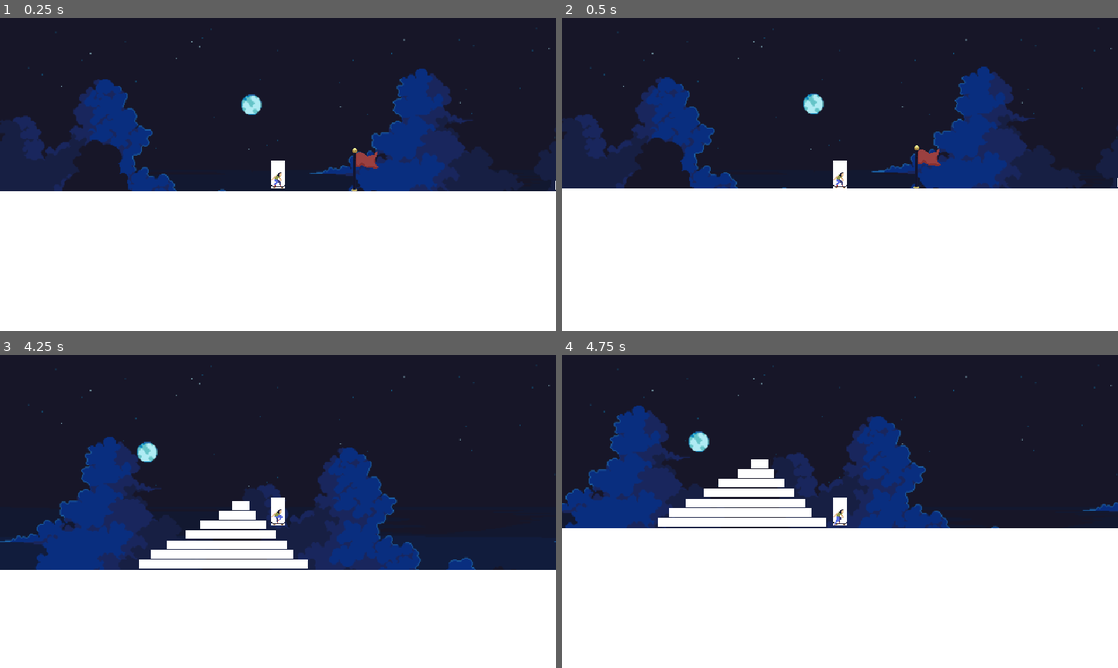
Above: before the commit, frames 1-4 (two rows, left to right).
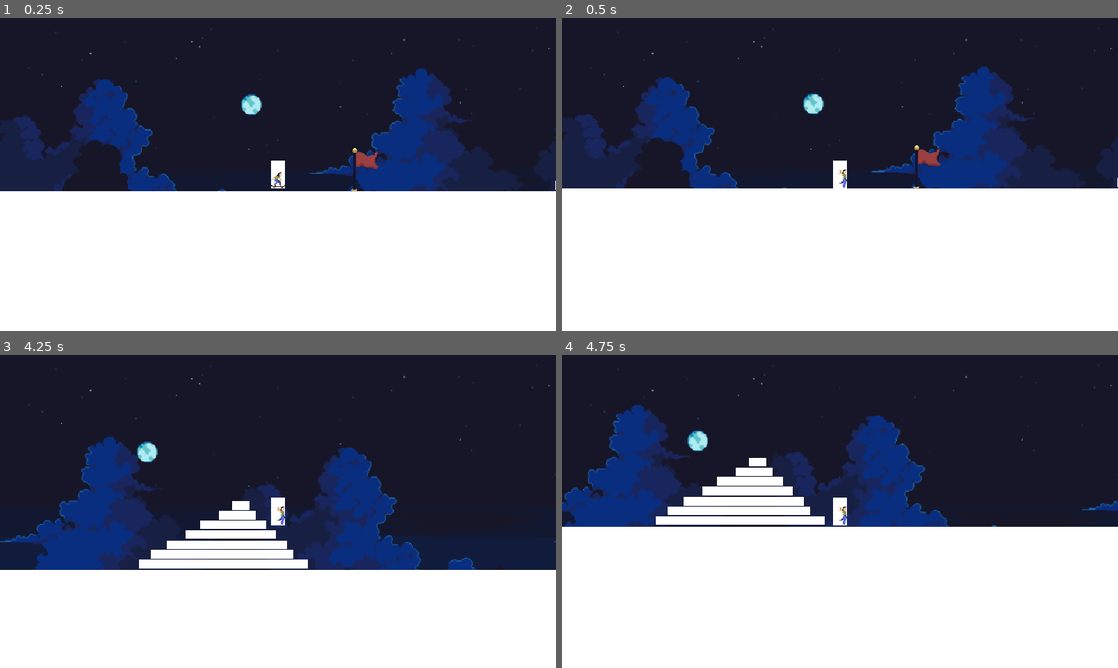
Above: after the commit, the same moments.

Repository: Minipeps/SpeedJam-8
Game: Godot game, scene res://2D/TestPlayerLevel.tscn
Same seed, same stepped clock (60 frames per second), same inputs: the game is played once before the commit and once after it. This scene is started directly instead of the project's main scene.
Inputs (mouse positions are in pixels of both pictures, inside the frame that each line leads up to):
- Up to frame 1 (0.25 s): no input
- Up to frame 2 (0.5 s): no input
- Up to frame 3 (4.25 s): tap Enter (ui_accept) at 0.5, 0.77, 1.52, 3.02, 3.77 s; move the mouse to (400, 495) at 0.52 s; hold Right (player_move_right) 0.53-1.28 s; tap C (display_end_screen_lose) at 0.6, 2.1, 3.6 s; move the mouse to (166, 527) at 1.27 s; hold Down (player_move_down) 1.28-2.03 s; tap X (display_end_screen_win) at 1.35, 2.85 s; move the mouse to (333, 442) at 2.02 s; hold Right (player_move_right) 2.03-2.78 s; move the mouse to (250, 574) at 2.77 s; hold Up (player_move_up) 2.78-3.53 s; move the mouse to (444, 558) at 3.52 s; hold Left (player_move_left) from 3.53 s (still down)
- Up to frame 4 (4.75 s): keep holding Left (player_move_left); move the mouse to (673, 464) at 4.27 s; tap X (display_end_screen_win) at 4.35 s; tap Enter (ui_accept) at 4.52 s

Frame 1 is identical in both runs. In frame 2, less than 0.1% of the frame differs, in the area x 48-52%, y 48-55%; in frame 3, less than 0.1%; in frame 4, 2.5%, in the area x 0-100%, y 16-56%.

Commit message:
player: check for death by fall

Diff:
--- a/2D/Player/player2D.gd
+++ b/2D/Player/player2D.gd
@@ -1,8 +1,9 @@
 extends CharacterBody2D
 
-const SPEED = 200.0
-const JUMP_VELOCITY = 300
-const FRICTION = 0.2
+@export var SPEED = 200.0
+@export var JUMP_VELOCITY = 300
+@export var FRICTION = 0.2
+@export var MAX_FALL_HEIGHT = 32
 
 # Get the gravity from the project settings to be synced with RigidBody nodes.
 var gravity = ProjectSettings.get_setting("physics/2d/default_gravity")
@@ -18,6 +19,8 @@
 	DEAD
 }
 var currentState: State
+var leftTheFloor: bool = false
+var heightWhenLeavingFloor: float
 
 # Called when the node enters the scene tree for the first time.
 func _ready() -> void:
@@ -37,8 +40,16 @@
 
 	# Do not update player velocity if we are not on the floor
 	if not is_on_floor():
+		if not leftTheFloor:
+			_leave_floor()
 		if self.velocity.y >= 0:
 			_change_state(State.FALLING)
+		move_and_slide()
+		return
+
+	# Check for death by fall
+	if _check_death_by_fall():
+		_change_state(State.DEAD)
 		move_and_slide()
 		return
 
@@ -75,6 +86,18 @@
 		self.velocity.x -= FRICTION * SPEED * delta
 	elif (velocity.x < 0):
 		self.velocity.x += FRICTION * SPEED * delta
+
+func _leave_floor():
+	heightWhenLeavingFloor = position.y
+	leftTheFloor = true
+
+func _check_death_by_fall() -> bool:
+	# Player already on the floor
+	if not leftTheFloor:
+		return false
+	# Check against latest height on floor
+	leftTheFloor = false
+	return position.y > heightWhenLeavingFloor
 
 func _change_state(newState: State):
 	if newState == currentState:
